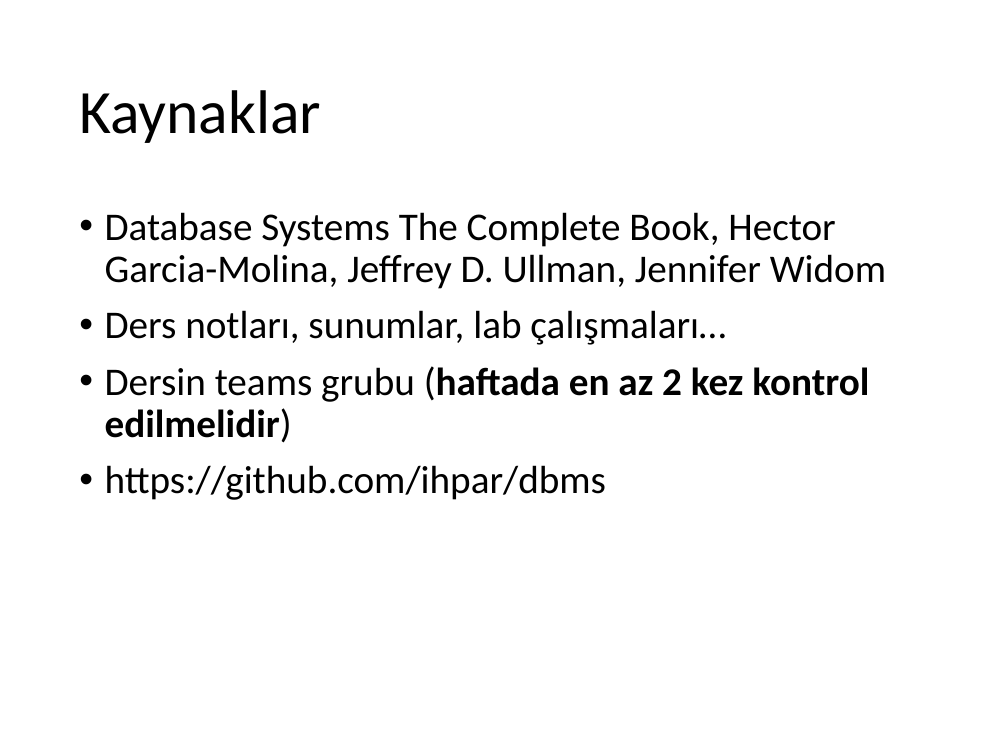
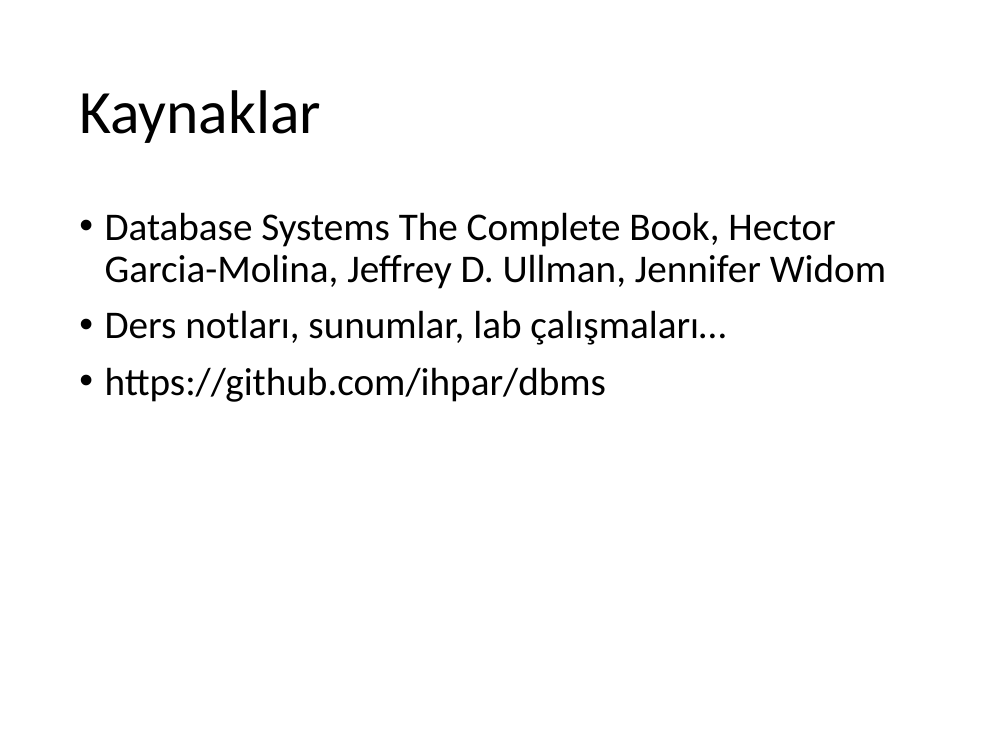
Before and after one commit to ihpar/dbms, a slide deck: slide 3 of Slides/Ders 0.pptx. Drawn at 1008x756 pixels with LibreOffice and Linux fonts; fonts in the diff are those of the drawing. Boxes give left, top, right and bottom in pixels: in the first picture for what was removed or moved away, otherwise in the second. Text is boxed around its words. In the diff, an @@ line names an element or a change of style, - is before the commit and + after.

```diff
--- a/Slides/Ders 0.pptx
+++ b/Slides/Ders 0.pptx
@@ text at bbox=[105, 366, 869, 443]: paragraph removed @@
-• Dersin teams grubu (haftada en az 2 kez kontrol edilmelidir)
```
Also in this commit, not shown: 2 other slides changed, 21 other files.
